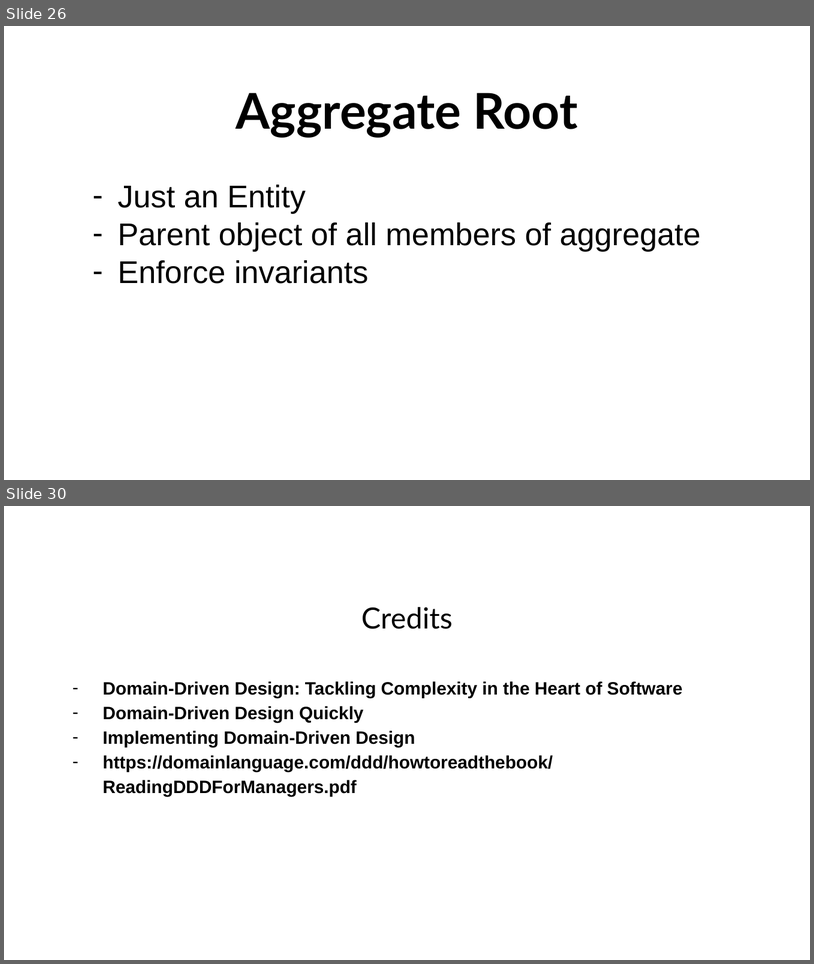
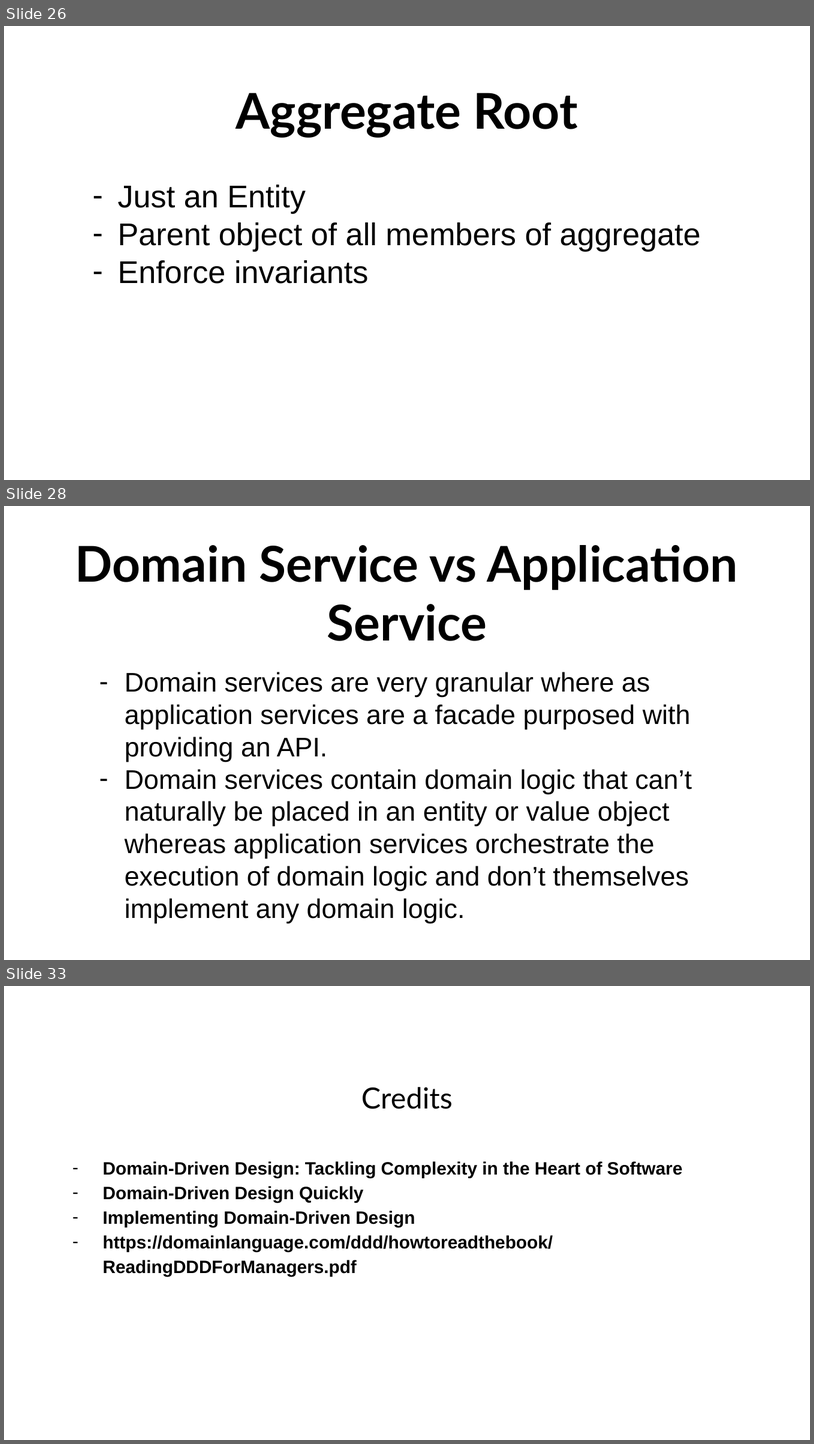
Before and after one commit to Elders/be-a-better-dev, a slide deck: Presentations/DomainDrivenDesign/DDD-TacticalDesign.pptx. Shown one above the other, each under a label of ours: slides 26 and 30 before the commit, slides 26, 28 and 33 after it; the slides between them are not shown. The pictures are 814x964 and 814x1444 pixels, drawn with LibreOffice and Linux fonts; fonts in the diff are those of the drawing; background and template pictures are left out. Boxes give left, top, right and bottom in pixels: in the first picture for what was removed or moved away, otherwise in the second. Text is boxed around its words. In the diff, an @@ line names an element or a change of style, - is before the commit and + after.

```diff
--- a/Presentations/DomainDrivenDesign/DDD-TacticalDesign.pptx
+++ b/Presentations/DomainDrivenDesign/DDD-TacticalDesign.pptx
@@ slide 28 added at <box>4,506,810,960</box>, background picture (left out) @@
@@ text added at <box>75,545,738,641</box>, 44 pt, text #000000, bold @@
+Domain Service vs Application Service
@@ text added at <box>125,672,692,923</box>, 24 pt, text #000000 @@
+– Domain services are very granular where as application services are a facade purposed with providing an API.
+– Domain services contain domain logic that can’t naturally be placed in an entity or value object whereas application services orchestrate the execution of domain logic and don’t themselves implement any domain logic.
@@ what was slide 30 is now slide 33 @@
```
Also in this commit, not shown: 2 slides changed, 3 other slides added, 1 slide removed.
